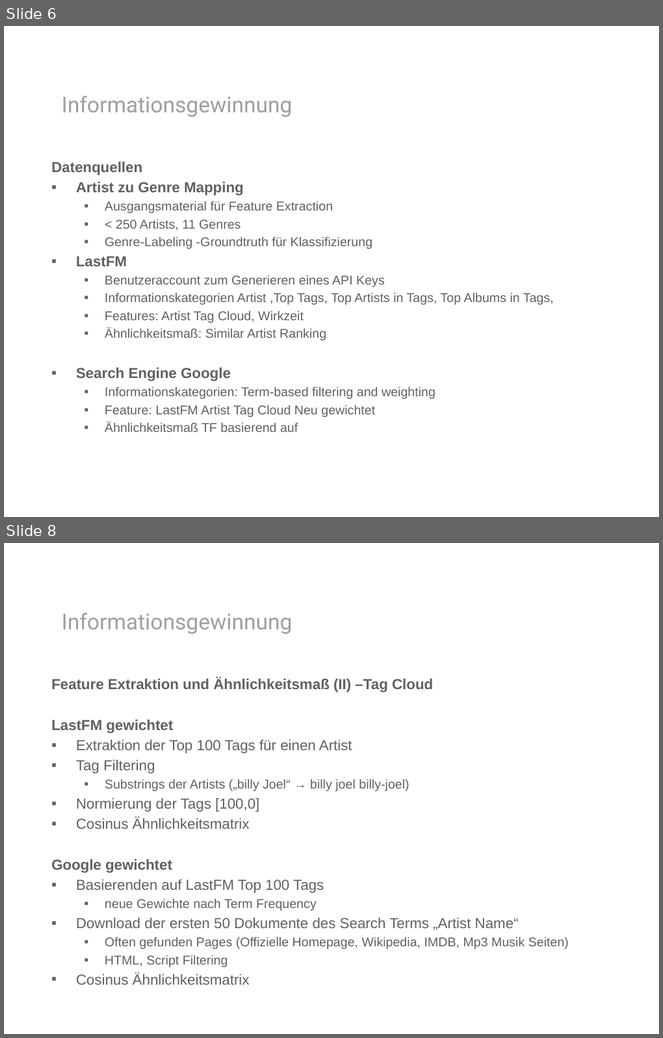
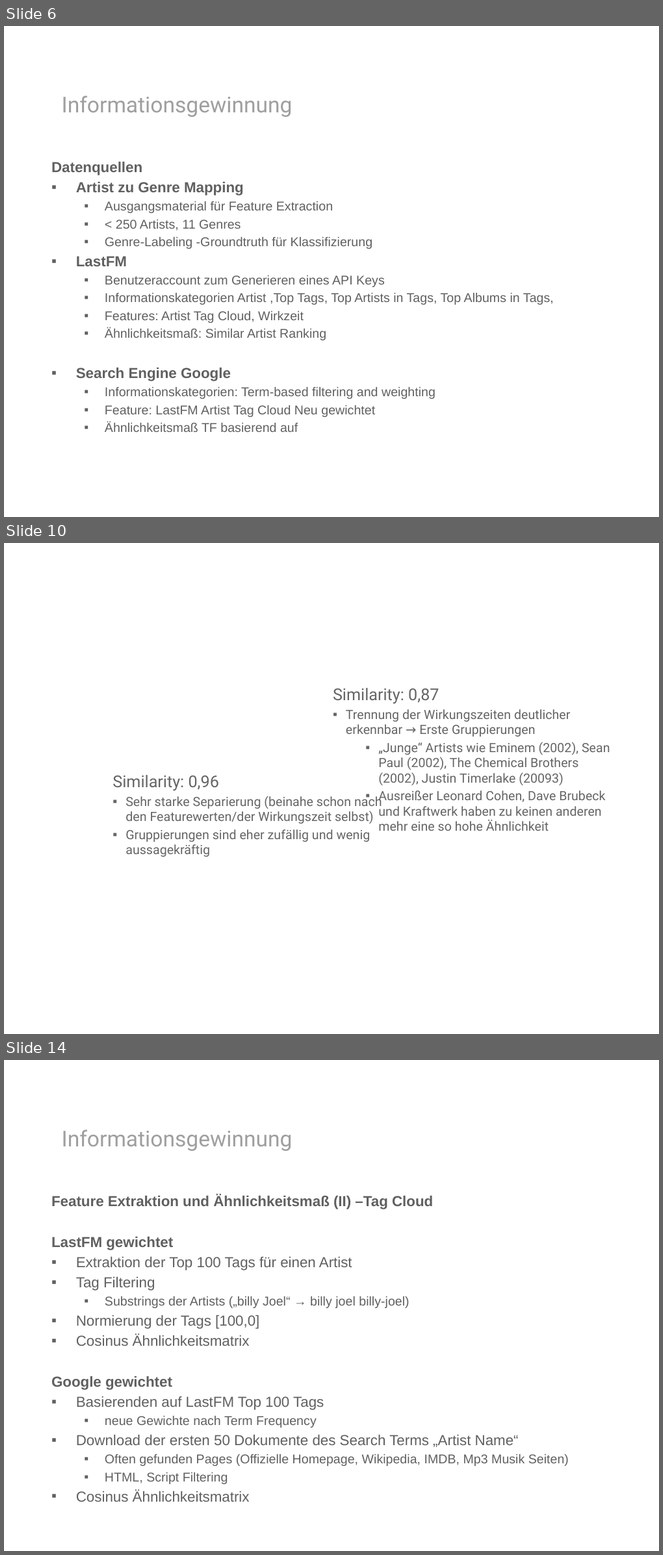
Before and after one commit to rohanprojects/mirlastfm, a slide deck: presentation/presentation.pptx. Shown one above the other, each under a label of ours: slides 6 and 8 before the commit, slides 6, 10 and 14 after it; the slides between them are not shown. The pictures are 663x1038 and 663x1555 pixels, drawn with LibreOffice and Linux fonts; fonts in the diff are those of the drawing; background and template pictures are left out. Boxes give left, top, right and bottom in pixels: in the first picture for what was removed or moved away, otherwise in the second. Text is boxed around its words. In the diff, an @@ line names an element or a change of style, - is before the commit and + after.

```diff
--- a/presentation/presentation.pptx
+++ b/presentation/presentation.pptx
@@ slide 10 added at <box>4,543,659,1034</box>, background picture (left out) @@
@@ text added at <box>333,688,610,831</box>, 14 pt, text #656565 @@
+Similarity: 0,87
+▪ Trennung der Wirkungszeiten deutlicher erkennbar → Erste Gruppierungen
+  ▪ „Junge“ Artists wie Eminem (2002), Sean Paul (2002), The Chemical Brothers (2002), Justin Timerlake (20093)
+  ▪ Ausreißer Leonard Cohen, Dave Brubeck und Kraftwerk haben zu keinen anderen mehr eine so hohe Ähnlichkeit
@@ text added at <box>113,775,382,857</box>, 14 pt, text #656565 @@
+Similarity: 0,96
+▪ Sehr starke Separierung (beinahe schon nach den Featurewerten/der Wirkungszeit selbst)
+▪ Gruppierungen sind eher zufällig und wenig aussagekräftig
@@ what was slide 8 is now slide 14 @@
```
Also in this commit, not shown: 1 slide changed, 5 other slides added, 3 other files.
